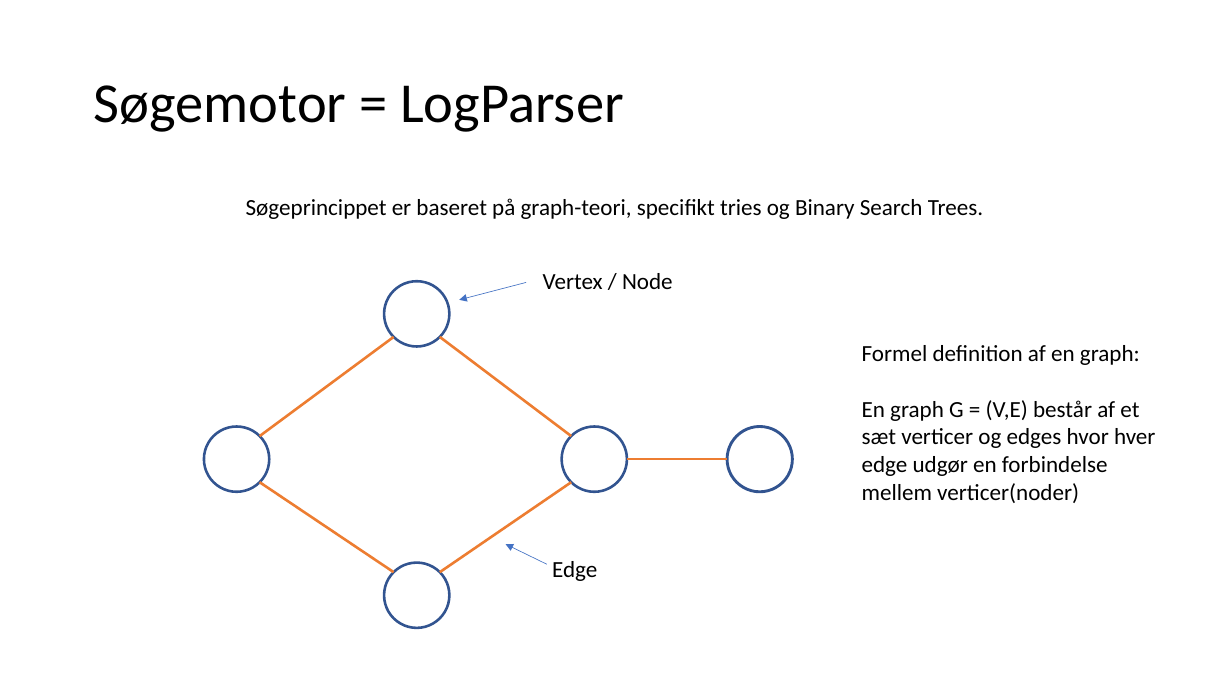
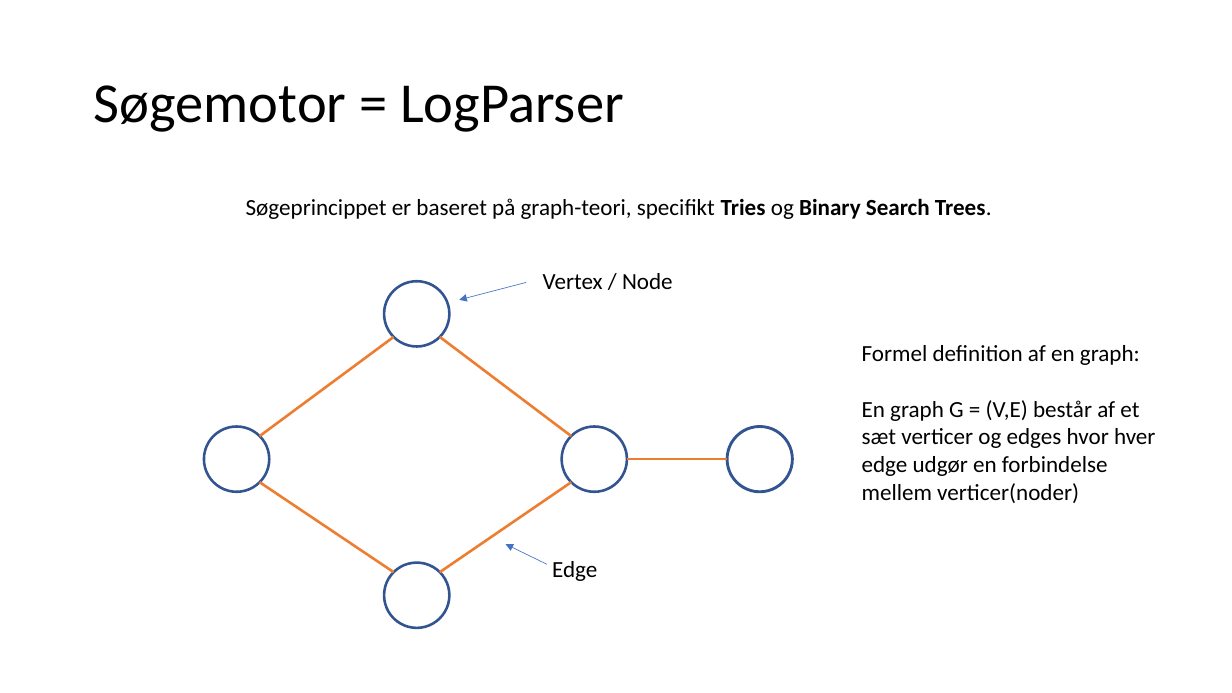
Before and after one commit to FaderVader/CPH_Afgangsprojekt_2022, a slide deck: slide 5 of LogSearcher.pptx. Drawn at 1232x693 pixels with LibreOffice and Linux fonts; fonts in the diff are those of the drawing. Boxes give left, top, right and bottom in pixels: in the first picture for what was removed or moved away, otherwise in the second. Text is boxed around its words. In the diff, an @@ line names an element or a change of style, - is before the commit and + after.

```diff
--- a/LogSearcher.pptx
+++ b/LogSearcher.pptx
@@ text at <box>246,198,992,219</box>: text changed @@
-Søgeprincippet er baseret på graph-teori, specifikt tries og Binary Search Trees.
+Søgeprincippet er baseret på graph-teori, specifikt Tries og Binary Search Trees.
```
Also in this commit, not shown: 2 other slides changed, 1 slide added.
